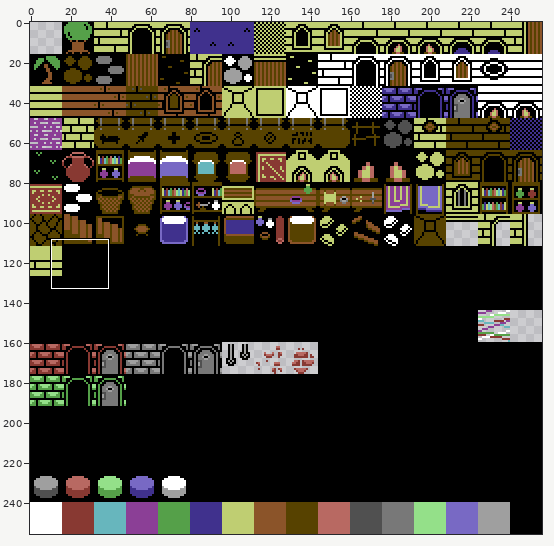
A pixel-art file gets an edit: Art/Tileset.aseprite. Above: a wide view before the commit, with the close-up outlined.
Close-up. Before the edit:
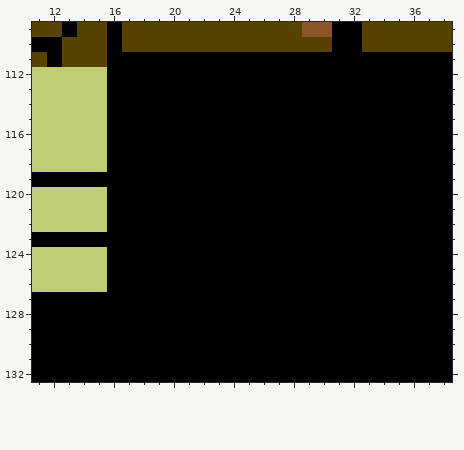
256x256 pixels, 1 frame. Shown: x 11..38, y 109..132.
Now the later version:
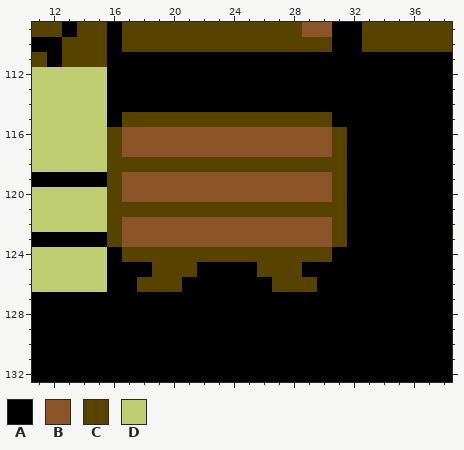
Palette (. is transparent): A #000000  B #8b5429  C #574200  D #bfce72
Edits made:
The author changed colour A to colour B in rows 116 to 117 at x 17 to 30; in rows 119 to 120 at x 17 to 30; in rows 122 to 123 at x 17 to 30.
The author changed colour A to colour C in row 115 at x 17 to 30; in rows 116 to 117 at x 16 and 31; in row 118 at x 16 to 31; in rows 119 to 120 at x 16 and 31; in row 121 at x 16 to 31; in rows 122 to 123 at x 16 and 31.
The author changed colour A to colour C in row 124 at x 17 to 30; in row 125 at x 19 to 21 and 26 to 28; in row 126 at x 18 to 20 and 27 to 29.
Where, in picture pixels (left, top, right, bottom), the same in both close-ups:
changed: (107, 112, 347, 292)
